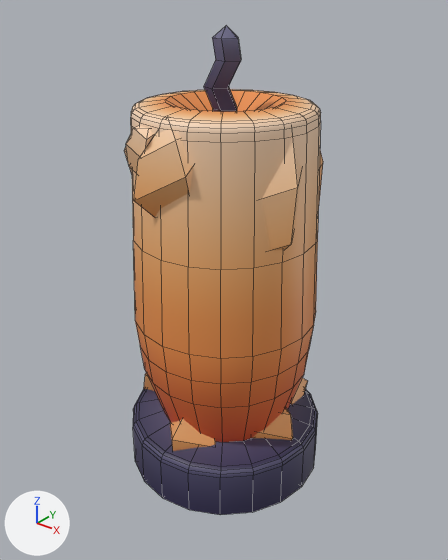
An edit to the FBX model Major Production - Team 1 Project - AIE/Assets/Models/candle/obj_candle.fbx, drawn before and after from the same camera.
One viewpoint serves both versions: a 50 mm lens placed at (-0.628, -0.257, 1.275), pointed at (-0.823, -0.013, 1.124). The lights are fixed; the arrows at lower left show +X, +Y and +Z. Mesh edges are drawn as thin lines. Where no turn or scale is listed for an object, it has been applied to the vertices.

The first picture shows 'geo_candle'.
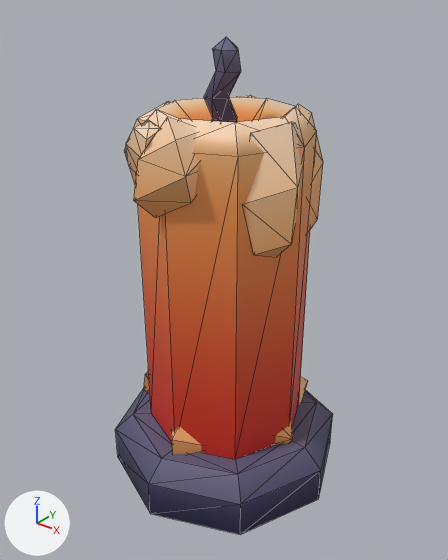
Commit message: updated candle model

Where the newer file only moved an object's origin or applied its transform, the numbers keep the older frame.

What changed in the scene script:
```text
Change me_mesh:
    used by ob_geo_candle; location = (-0.8302, -0.0149, 1.1302)
    remove me_mesh.from_pydata(...)  # 509 vertices, 550 faces; spans x -0.052..0.064, y -0.054..0.063, z -0.126..0.126
    add me_mesh.from_pydata(...)  # 233 vertices, 418 faces; spans x -0.062..0.076, y -0.065..0.073, z -0.128..0.121
    me_mesh part 1: the loose piece of 342 vertices spanning x -0.052..0.064, y -0.054..0.063, z -0.126..0.091 is rebuilt with 66 vertices and now spans x -0.062..0.076, y -0.065..0.073, z -0.128..0.088
    me_mesh part 2: the loose piece of 27 vertices spanning x -0.004..0.016, y -0.003..0.01, z 0.075..0.126 is rebuilt with 27 vertices and now spans x -0.004..0.016, y -0.003..0.01, z 0.07..0.121
    me_mesh part 3
    32 faces are deleted
    64 new faces join them
    me_mesh part 4
    3 vertices are removed from x -0.014..0.029, y 0.002..0.013, z 0.081..0.086
    52 faces are deleted
    1 vertex moves from x 0.023, y -0.017, z 0.086 to x 0.023, y -0.017, z 0.08
    3 vertices are added at (-0.014, 0.013, 0.075), (-0.012, 0.005, 0.072), (0.029, 0.002, 0.075)
    100 new faces join them
    remove me_mesh.materials.append(mat_pasted__shd_candle)  # picture img_tex_candle_tga
    remove me_mesh.materials.append(mat_pasted__pasted__shd_candle)  # picture img_tex_candle_tga
    remove me_mesh.materials.append(mat_pasted__pasted__pasted__shd_candle)  # picture img_tex_candle_tga
    remove me_mesh.materials.append(mat_pasted__pasted__pasted__pasted__shd_candle2)  # picture img_tex_candle_tga
    remove me_mesh.materials.append(mat_pasted__pasted__pasted__pasted__shd_candle3)  # picture img_tex_candle_tga
    remove me_mesh.materials.append(mat_pasted__pasted__pasted__shd_candle3)  # picture img_tex_candle_tga
    remove me_mesh.materials.append(mat_pasted__shd_candle1)  # picture img_tex_candle_tga
    remove me_mesh.materials.append(mat_pasted__pasted__pasted__pasted__shd_candle4)  # picture img_tex_candle_tga
```

What differs and where, as boxes (x1, y1, x2, y2) in the pictures (448 x 560 px):
'geo_candle', reshaped (9% wider): before (124, 25, 323, 515); after (115, 37, 333, 534)
part 1 of me_mesh, rebuilt (15% wider): before (131, 89, 321, 515); after (115, 97, 333, 534)
part 2 of me_mesh, rebuilt: before (204, 25, 241, 112); after (204, 37, 241, 122)
part 3 of me_mesh, built on: before (144, 373, 308, 451); after (144, 372, 308, 454)
part 4 of me_mesh, built on: before (124, 125, 323, 250); after (124, 95, 323, 255)
